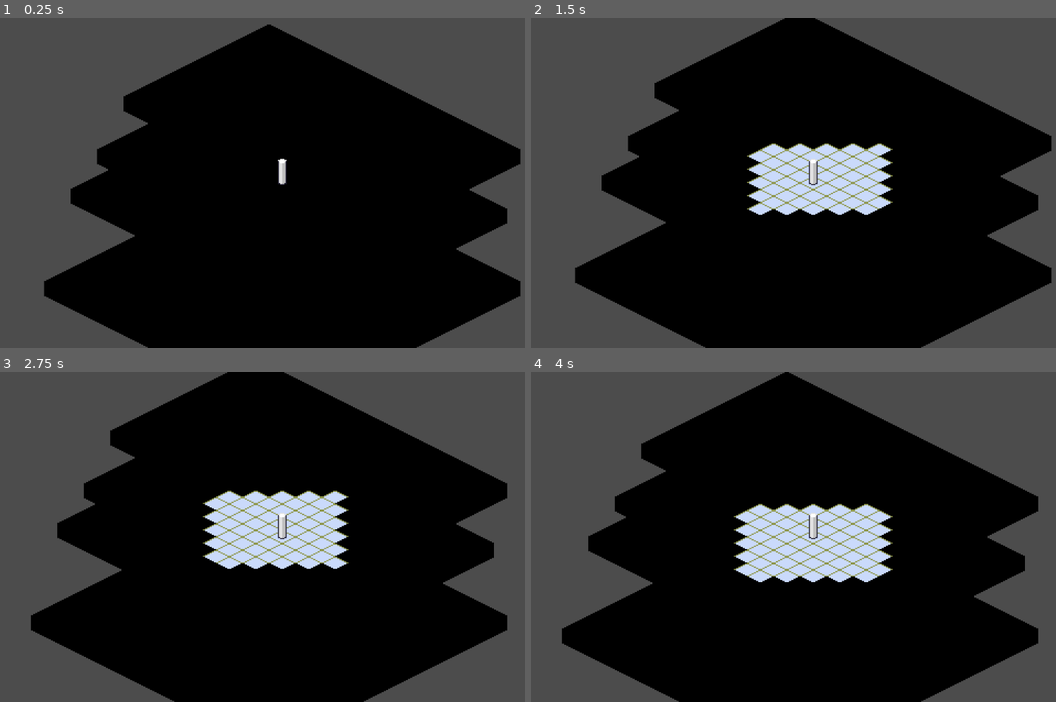
Above: before the commit, frames 1-4 (two rows, left to right).
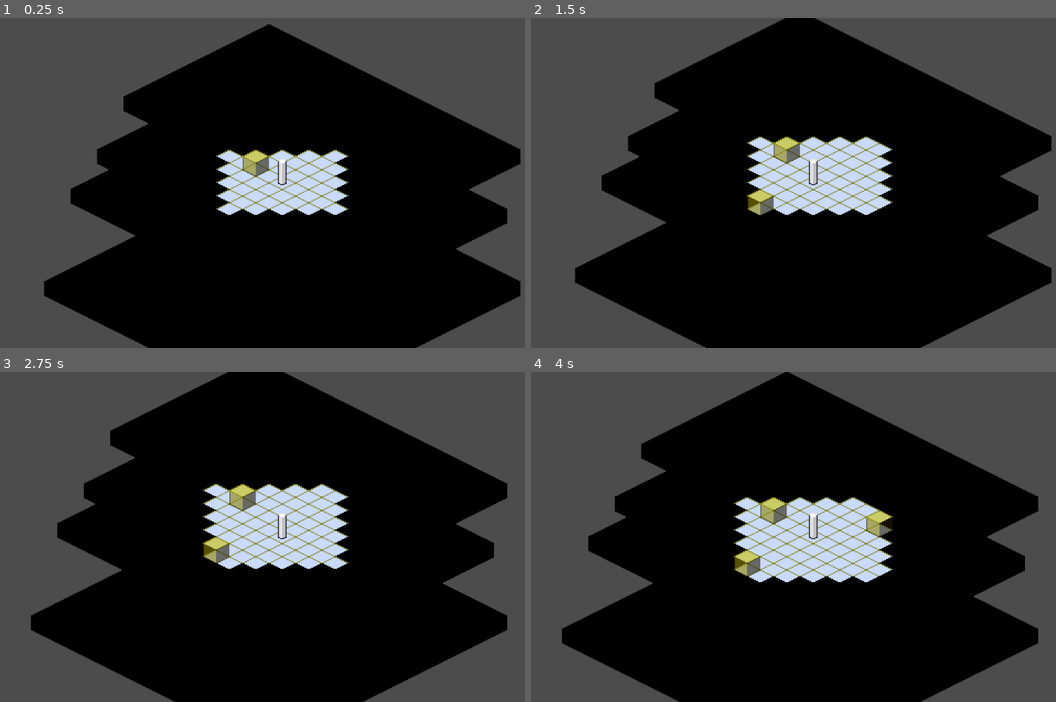
Above: after the commit, the same moments.

Repository: ZeeHatcher/project-forgotten
Game: Godot game, scene res://test2.tscn
The game is run twice, just before and just after one commit, with the same random seed, the same clock (stepped at 60 frames per second) and the same inputs. The project has no main scene, so this scene is started directly.
Inputs:
- Up to frame 1 (0.25 s): no input
- Up to frame 2 (1.5 s): tap Enter at 0.5 s; hold D (move_right) 0.53-1.28 s; tap Space at 1.25 s; hold S (move_down) from 1.28 s (still down)
- Up to frame 3 (2.75 s): tap Enter at 2 s; release S (move_down) at 2.03 s; hold D (move_right) from 2.03 s (still down)
- Up to frame 4 (4 s): tap Space at 2.75 s; release D (move_right) at 2.78 s; hold W (move_up) 2.78-3.53 s; tap Enter at 3.5 s; hold A (move_left) from 3.53 s (still down)

The runs differ from the first frame. In frame 1, 4.1% of the frame differs, in the area x 41-67%, y 39-60%; in frame 2, 1.1%; in frame 3, 1.1%; in frame 4, 1.3%.

Commit message:
improved world fog to handle any number of tilemaps

Diff:
--- a/misc/world_fog/world_fog.gd
+++ b/misc/world_fog/world_fog.gd
@@ -1,48 +1,58 @@
 extends Node
 
 
-export (NodePath) var tilemap_path
+export (Array, NodePath) var tilemap_paths
 
-var tilemap : TileMap
-var tile_data = {}
+var tilemaps := []
+var tilemaps_data = []
 
 
 func _ready():
-	tilemap = get_node(tilemap_path)
+	for tilemap_path in tilemap_paths:
+		tilemaps.append(get_node(tilemap_path))
 
-	if not tilemap:
-		return
-
-	save_tilemap_data(tilemap)
-	fog_tilemap(tilemap)
+	for tilemap in tilemaps:
+		save_tilemap_data(tilemap)
+		fog_tilemap(tilemap)
 
 
 func save_tilemap_data(tilemap) -> void:
+	var tilemap_data = {}
+
 	var used_cells = tilemap.get_used_cells()
 	for cell in used_cells:
 		var tile = tilemap.get_cellv(cell)
-		tile_data[cell] = tile
+		tilemap_data[cell] = tile
+
+	tilemaps_data.append(tilemap_data)
 
 
 func fog_tilemap(tilemap) -> void:
 	var used_cells = tilemap.get_used_cells()
+	var fog_tile_id = tilemap.tile_set.find_tile_by_name("fog")
+
 	for cell in used_cells:
-		tilemap.set_cellv(cell, 2)
+		tilemap.set_cellv(cell, fog_tile_id)
 
 
 func _on_unfog_cell(global_pos, radius) -> void:
-	var local_position := tilemap.to_local(global_pos)
-	var cell_center := tilemap.world_to_map(local_position)
+	for i in range(tilemaps.size()):
+		var tilemap = tilemaps[i]
+		var tilemap_data = tilemaps_data[i]
 
-	for cell_x in range(cell_center.x - radius, cell_center.x + radius):
-		for cell_y in range(cell_center.y - radius, cell_center.y + radius):
-			var cell = Vector2(cell_x, cell_y)
+		var local_pos = tilemap.to_local(global_pos)
+		var cell_center = tilemap.world_to_map(local_pos)
+		var used_cells = tilemap.get_used_cells()
 
-			if not cell in tile_data:
-				continue
+		for cell_x in range(cell_center.x - radius, cell_center.x + radius):
+			for cell_y in range(cell_center.y - radius, cell_center.y + radius):
+				var cell = Vector2(cell_x, cell_y)
 
-			var manhattan_distance = abs(cell.x-cell_center.x) + abs(cell.y-cell_center.y)
-			if manhattan_distance >= radius:
-				continue
+				if not cell in tilemap_data:
+					continue
 
-			tilemap.set_cellv(cell, tile_data[cell])
+				var manhattan_distance = abs(cell.x-cell_center.x) + abs(cell.y-cell_center.y)
+				if manhattan_distance >= radius:
+					continue
+
+				tilemap.set_cellv(cell, tilemap_data[cell])
--- a/misc/world_fog/world_fog.tscn
+++ b/misc/world_fog/world_fog.tscn
@@ -4,4 +4,3 @@
 
 [node name="WorldFog" type="Node"]
 script = ExtResource( 1 )
-tilemap_path = NodePath("../Terrain")
--- a/test.gd
+++ b/test.gd
@@ -2,8 +2,13 @@
 
 
 onready var _board := $CanvasLayer/CenterContainer/EventBoard
+onready var _player := $Player
 
 signal unfog_cell(cell, radius)
+
+
+func _ready():
+	unfog_tilemap(_player.global_position, 5)
 
 
 func _on_EventTiles_event_triggered(event_name: String):
--- a/test2.tscn
+++ b/test2.tscn
@@ -101,7 +101,6 @@
 tile_data = PoolIntArray( -655372, 0, 0, -655371, 0, 0, -655370, 0, 0, -655369, 0, 0, -655368, 0, 0, -655367, 0, 0, -65 …(8501 unchanged characters)…
 
 [node name="EventTiles" type="TileMap" parent="."]
-visible = false
 mode = 1
 tile_set = SubResource( 3 )
 cell_size = Vector2( 24, 12 )
@@ -110,7 +109,7 @@
 collision_layer = 2
 collision_mask = 0
 format = 1
-tile_data = PoolIntArray( 65534, 0, 0 )
+tile_data = PoolIntArray( -524297, 0, 0, -327688, 0, 0, -196605, 0, 0, -196600, 0, 0, -65543, 0, 0, 65534, 0, 0, 327681, 0, 0, 393220, 0, 0, 524301, 0, 0, 786438, 0, 0 )
 script = ExtResource( 3 )
 
 [node name="Player" parent="." instance=ExtResource( 2 )]
@@ -145,6 +144,7 @@
 board = NodePath("../CanvasLayer/CenterContainer/EventBoard")
 
 [node name="WorldFog" parent="." instance=ExtResource( 7 )]
+tilemap_paths = [ NodePath("../EventTiles"), NodePath("../Terrain") ]
 
 [connection signal="unfog_cell" from="." to="WorldFog" method="_on_unfog_cell"]
 [connection signal="event_triggered" from="EventTiles" to="EventService" method="start_event"]
